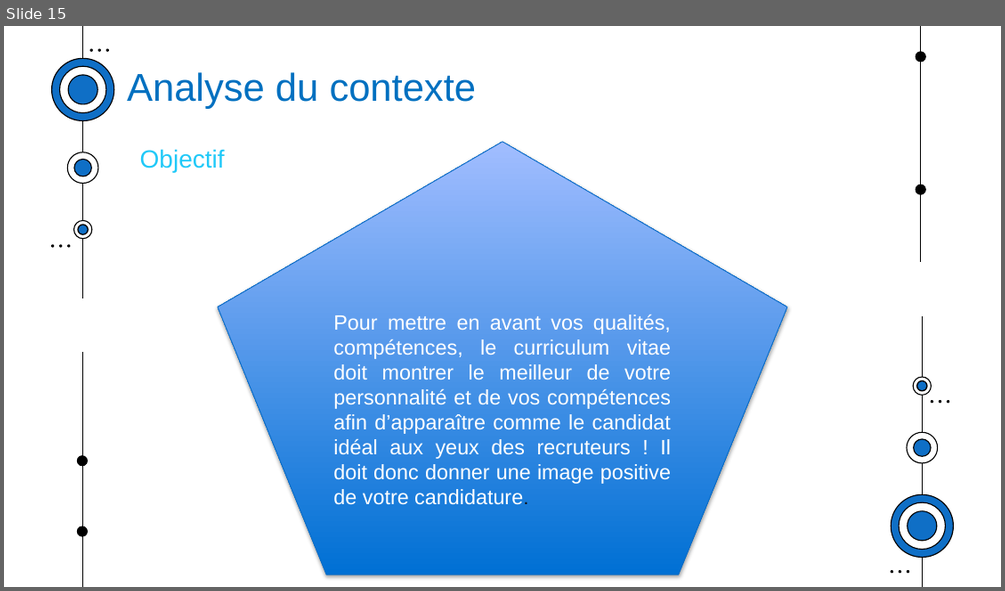
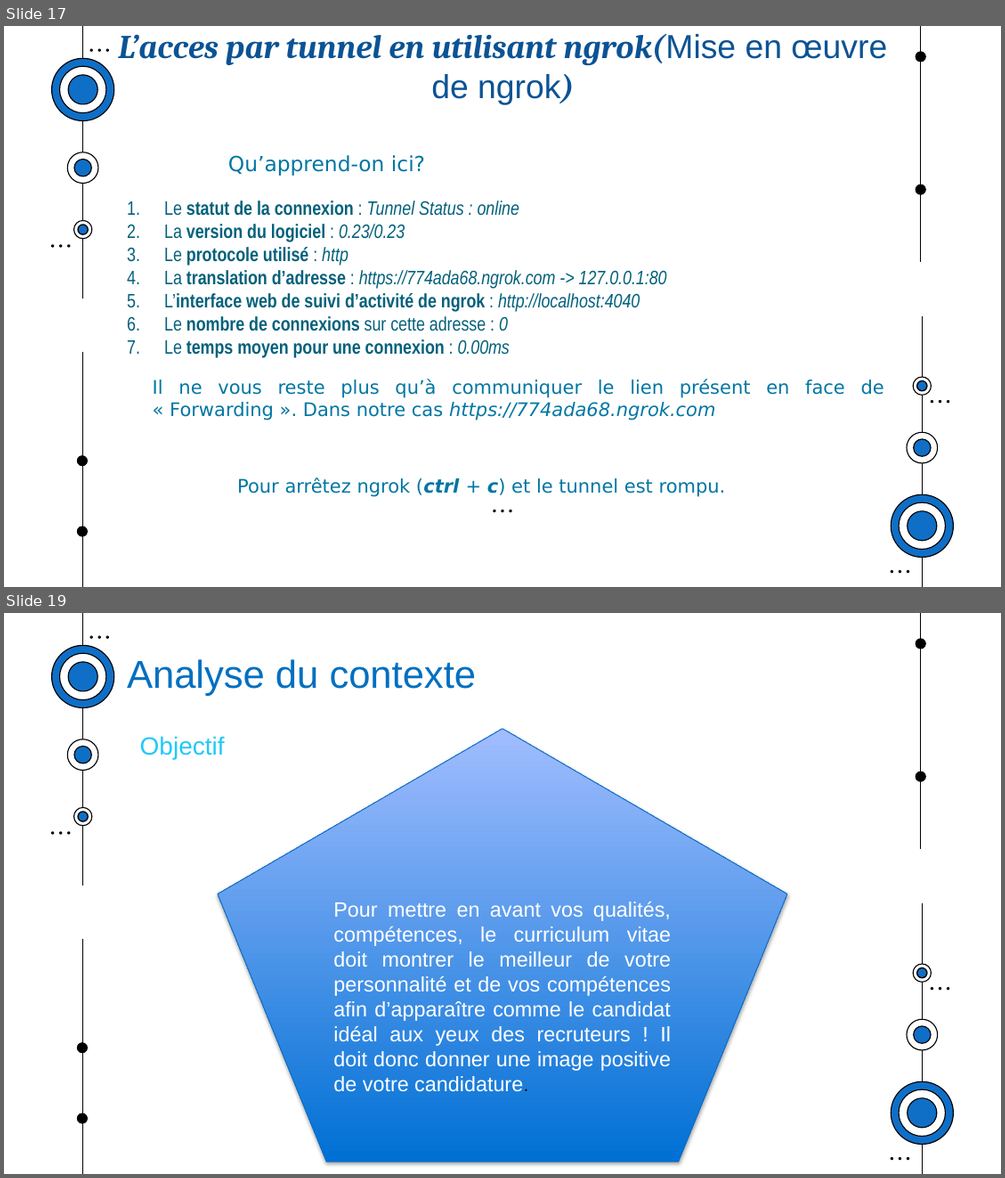
Before and after one commit to muhamedoufi/rapport-cloud, a slide deck: Presentation_cv.pptx. Shown one above the other, each under a label of ours: slide 15 before the commit, slides 17 and 19 after it; the slides between them are not shown. The pictures are 1005x591 and 1005x1178 pixels, drawn with LibreOffice and Linux fonts; fonts in the diff are those of the drawing. Boxes give left, top, right and bottom in pixels: in the first picture for what was removed or moved away, otherwise in the second. Text is boxed around its words. In the diff, an @@ line names an element or a change of style, - is before the commit and + after.

```diff
--- a/Presentation_cv.pptx
+++ b/Presentation_cv.pptx
@@ slide 17 added at <box>4,26,1001,587</box>, background #FFFFFF; not listed: 51 template elements that a slide beside it also shows @@
@@ title added at <box>118,34,887,105</box>, 32 pt, text #0B5394, bold, italic @@
+          L’acces par tunnel en utilisant ngrok(Mise en œuvre de ngrok)
@@ text added at <box>228,155,425,176</box>, 20 pt, text #0076A3 @@
+Qu’apprend-on ici?
@@ subtitle added at <box>164,200,667,358</box>, 18.7 pt, text #04617B, bold @@
+1. Le statut de la connexion : Tunnel Status : online
+2. La version du logiciel : 0.23/0.23
+3. Le protocole utilisé : http
+4. La translation d’adresse : https://774ada68.ngrok.com -> 127.0.0.1:80
+5. L’interface web de suivi d’activité de ngrok : http://localhost:4040
+6. Le nombre de connexions sur cette adresse : 0
+7. Le temps moyen pour une connexion : 0.00ms
@@ text added at <box>153,378,884,420</box>, 18 pt, text #0076A3 @@
+Il ne vous reste plus qu’à communiquer le lien présent en face de « Forwarding ». Dans notre cas https://774ada68.ngrok.com
@@ text added at <box>237,477,726,497</box>, 18 pt, text #0076A3 @@
+Pour arrêtez ngrok (ctrl + c) et le tunnel est rompu.
@@ what was slide 15 is now slide 19 @@
```
Also in this commit, not shown: 9 slides changed, 8 other slides added, 5 slides removed, 1 other file.
